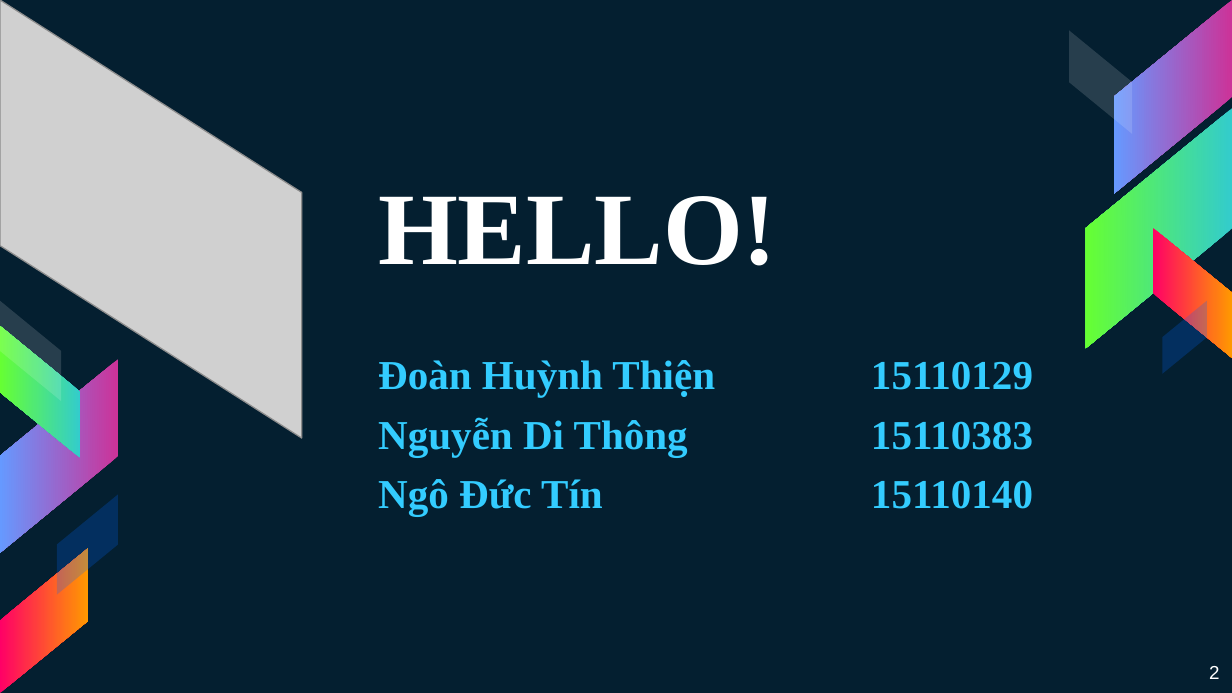
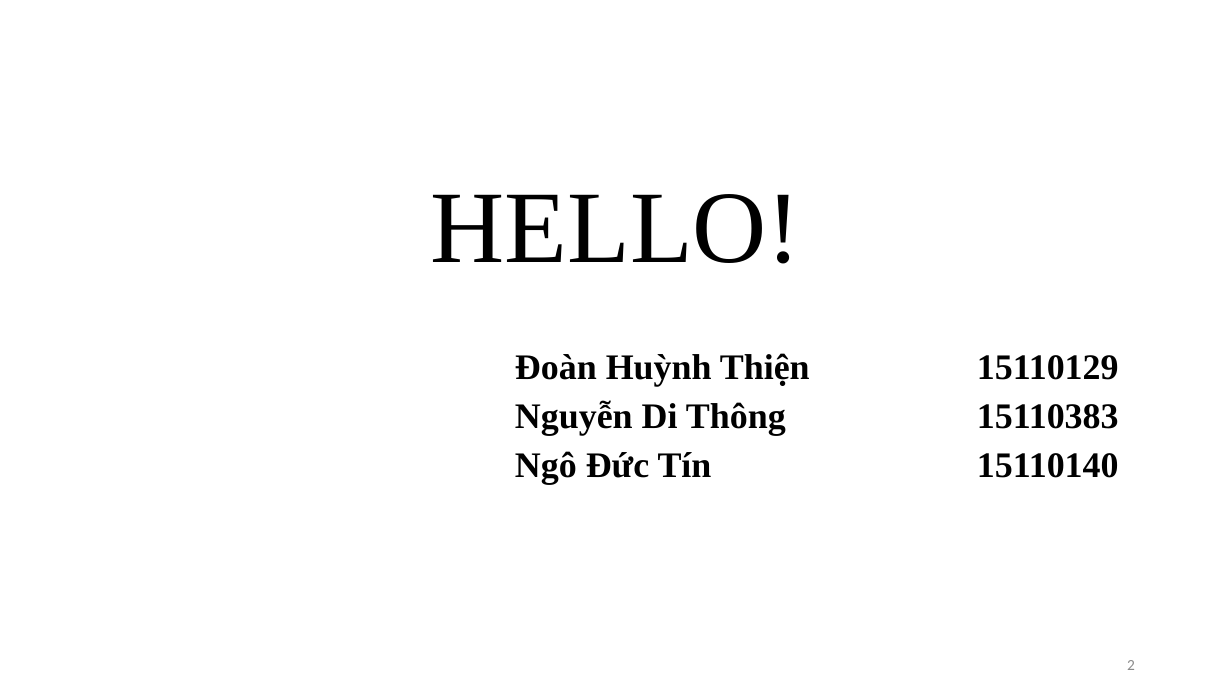
Before and after one commit to 15110383/MachineLearning, a slide deck: slide 2 of MALE.pptx. Drawn at 1232x693 pixels with LibreOffice and Linux fonts; fonts in the diff are those of the drawing; grey boxes stand for pictures. Boxes give left, top, right and bottom in pixels: in the first picture for what was removed or moved away, otherwise in the second. Text is boxed around its words. In the diff, an @@ line names an element or a change of style, - is before the commit and + after.

```diff
--- a/MALE.pptx
+++ b/MALE.pptx
@@ background #041F30 to #FFFFFF @@
@@ picture removed at (1, 0, 302, 438) @@
@@ title "HELLO!": place and size @@
-title "HELLO!" at (378, 196, 777, 266)
+title "HELLO!" at (431, 194, 801, 264)
@@ title "HELLO!" at (431, 194, 801, 264): text colour #FFFFFF to #000000, bold off; alignment left to centre; line spacing 1 to 0.9 @@
@@ group removed at (1069, 1, 1232, 374): 5 parallelograms @@
@@ subtitle "Đoàn Huỳnh Thiện 15110129": place and size @@
-subtitle "Đoàn Huỳnh Thiện 15110129" at (378, 360, 1033, 516)
+subtitle "Đoàn Huỳnh Thiện 15110129" at (515, 353, 1119, 485)
@@ subtitle "Đoàn Huỳnh Thiện 15110129" at (515, 353, 1119, 485): size 24 to 21 pt, text colour #33CCFF to #000000; line spacing 1 to 0.9 @@
@@ group removed at (0, 301, 118, 693): 5 parallelograms @@
@@ page number: place and size @@
-page number at (1209, 666, 1219, 679)
+page number at (1127, 660, 1135, 670)
@@ page number at (1127, 660, 1135, 670): size 11 to 9 pt, font Arial to Calibri, text colour #FFFFFF to #8C8C8C @@
```
Also in this commit, not shown: 11 other slides changed, 8 slides added, 6 slides removed, 1 other file.
